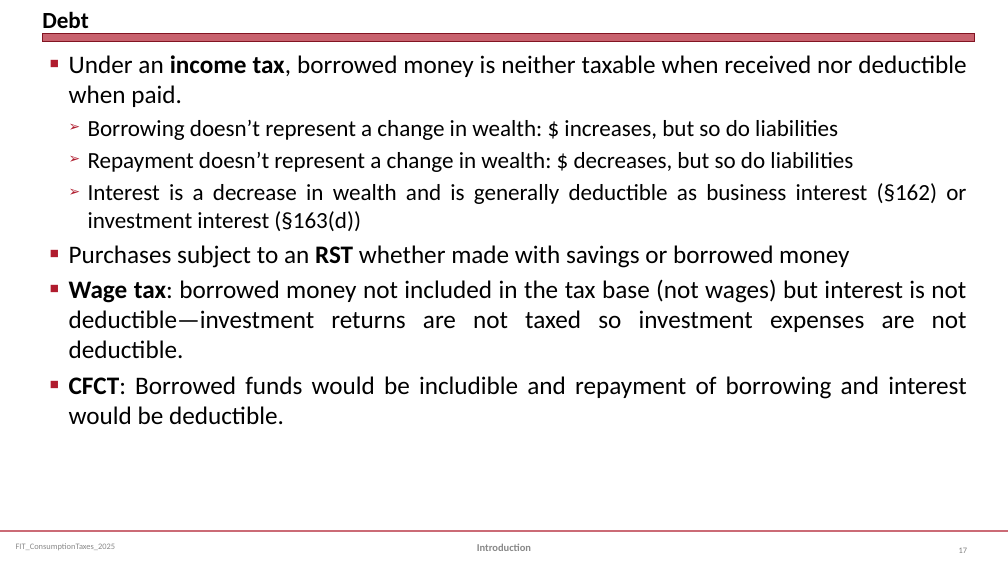
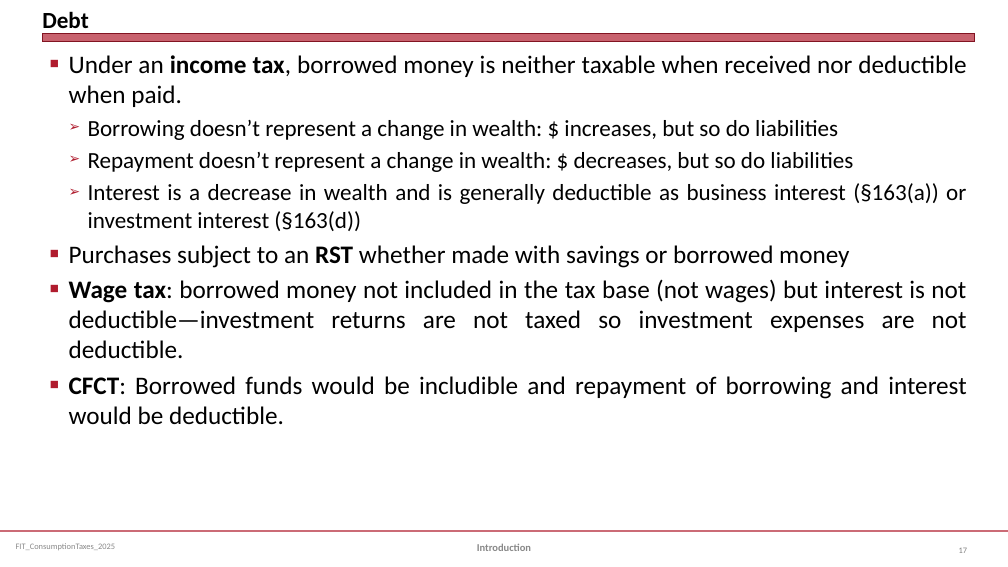
Before and after one commit to jmc877/Fed-Income-Tax, a slide deck: slide 17 of slides/FIT_ConsumptionTaxes_2025S.pptx. Drawn at 1008x567 pixels with LibreOffice and Linux fonts; fonts in the diff are those of the drawing. Boxes give left, top, right and bottom in pixels: in the first picture for what was removed or moved away, otherwise in the second. Text is boxed around its words. In the diff, an @@ line names an element or a change of style, - is before the commit and + after.

```diff
--- a/slides/FIT_ConsumptionTaxes_2025S.pptx
+++ b/slides/FIT_ConsumptionTaxes_2025S.pptx
@@ text at [88,183,966,231]: text changed @@
-  ➢ Interest is a decrease in wealth and is generally deductible as business interest (§162) or investment interest (§163(d))
+  ➢ Interest is a decrease in wealth and is generally deductible as business interest (§163(a)) or investment interest (§163(d))
```
Also in this commit, not shown: 1 other slide changed, 1 other file.
